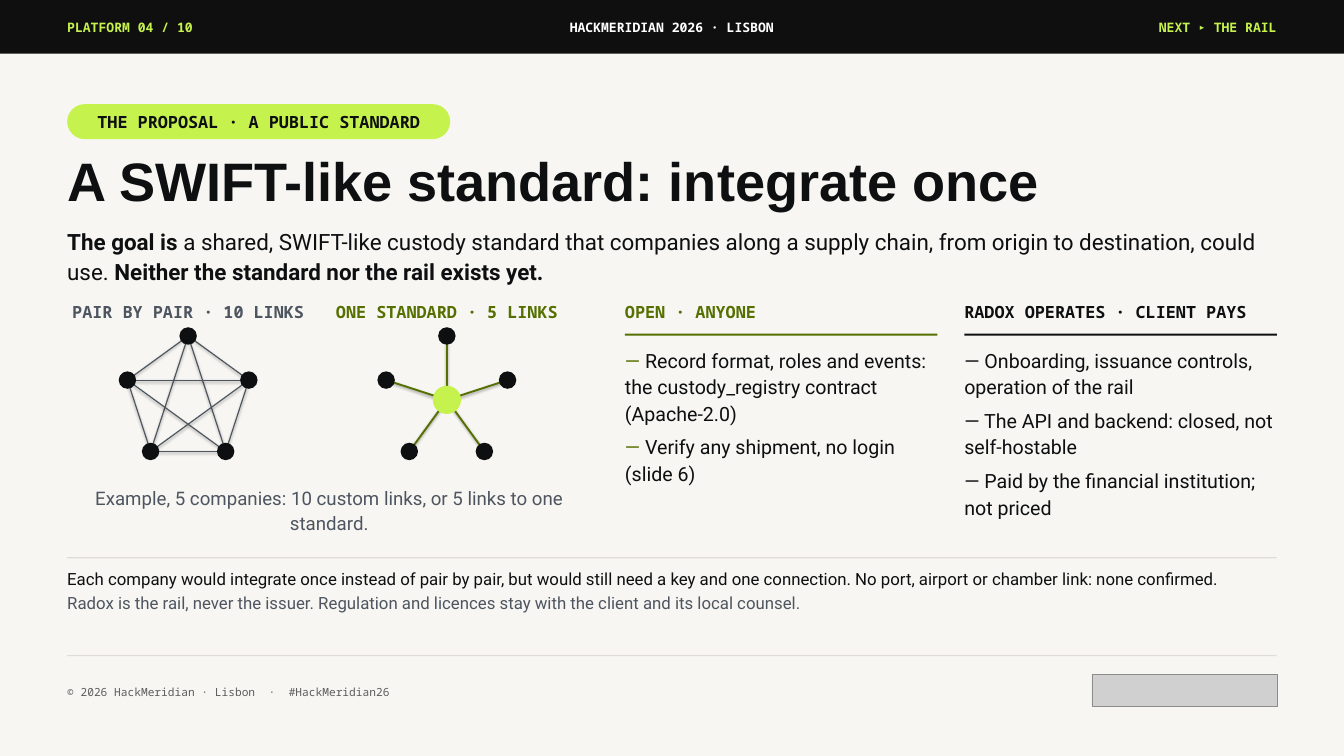
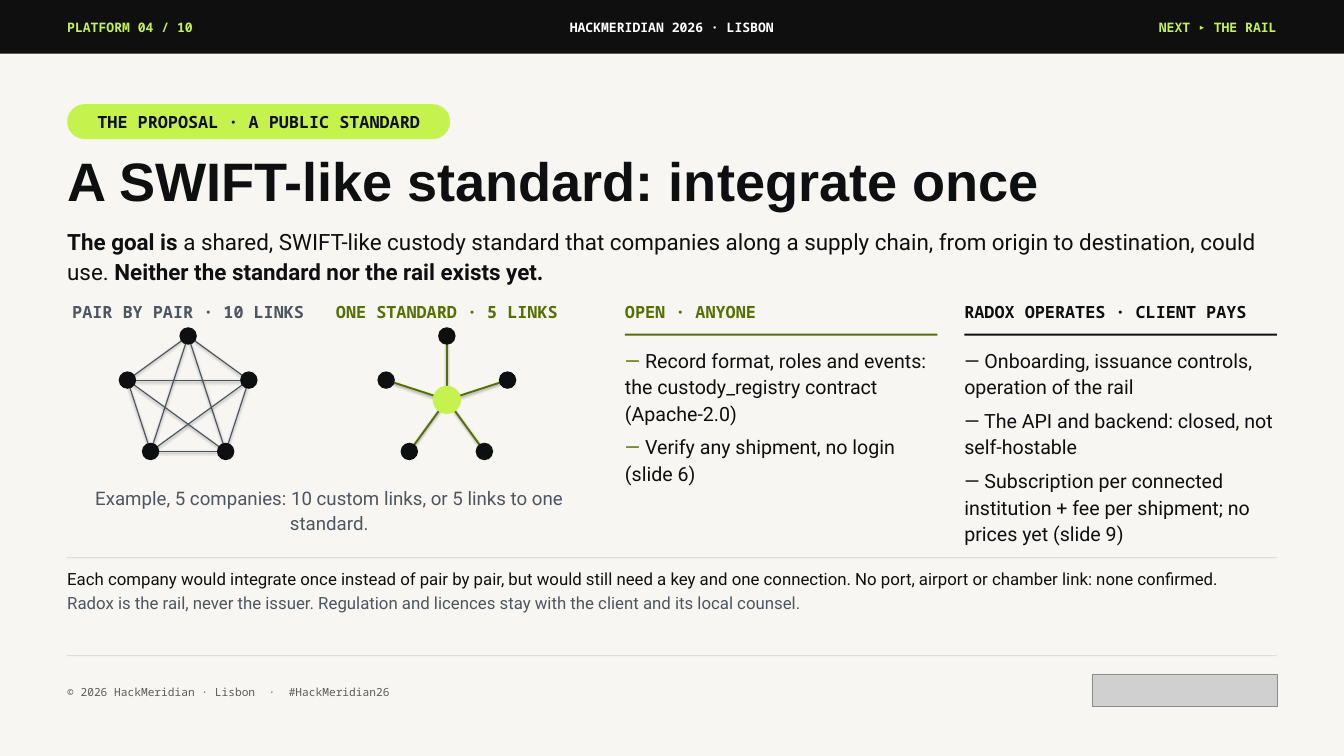
Before and after one commit to pwsaragossy/hackmeridian-cos, a slide deck: slide 4 of projects/hackmeridian-rail/deck/radox-custody-rail.pptx. Drawn at 1344x756 pixels with LibreOffice and Linux fonts; fonts in the diff are those of the drawing; grey boxes stand for pictures. Boxes give left, top, right and bottom in pixels: in the first picture for what was removed or moved away, otherwise in the second. Text is boxed around its words. In the diff, an @@ line names an element or a change of style, - is before the commit and + after.

```diff
--- a/projects/hackmeridian-rail/deck/radox-custody-rail.pptx
+++ b/projects/hackmeridian-rail/deck/radox-custody-rail.pptx
@@ text at (964, 473, 1250, 546): text changed @@
-— Paid by the financial institution; not priced
+— Subscription per connected institution + fee per shipment; no prices yet (slide 9)
```
Also in this commit, not shown: 2 other slides changed, 3 other files.
